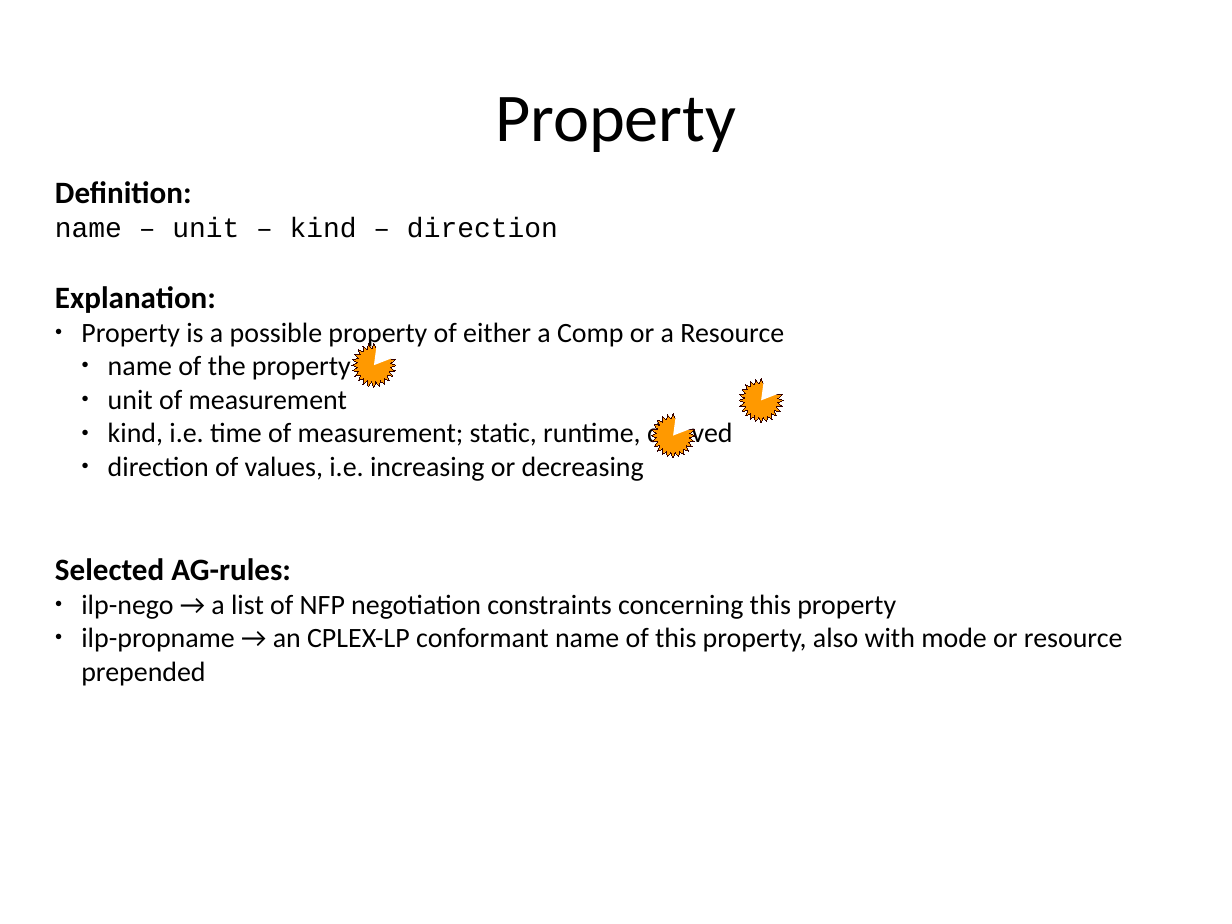
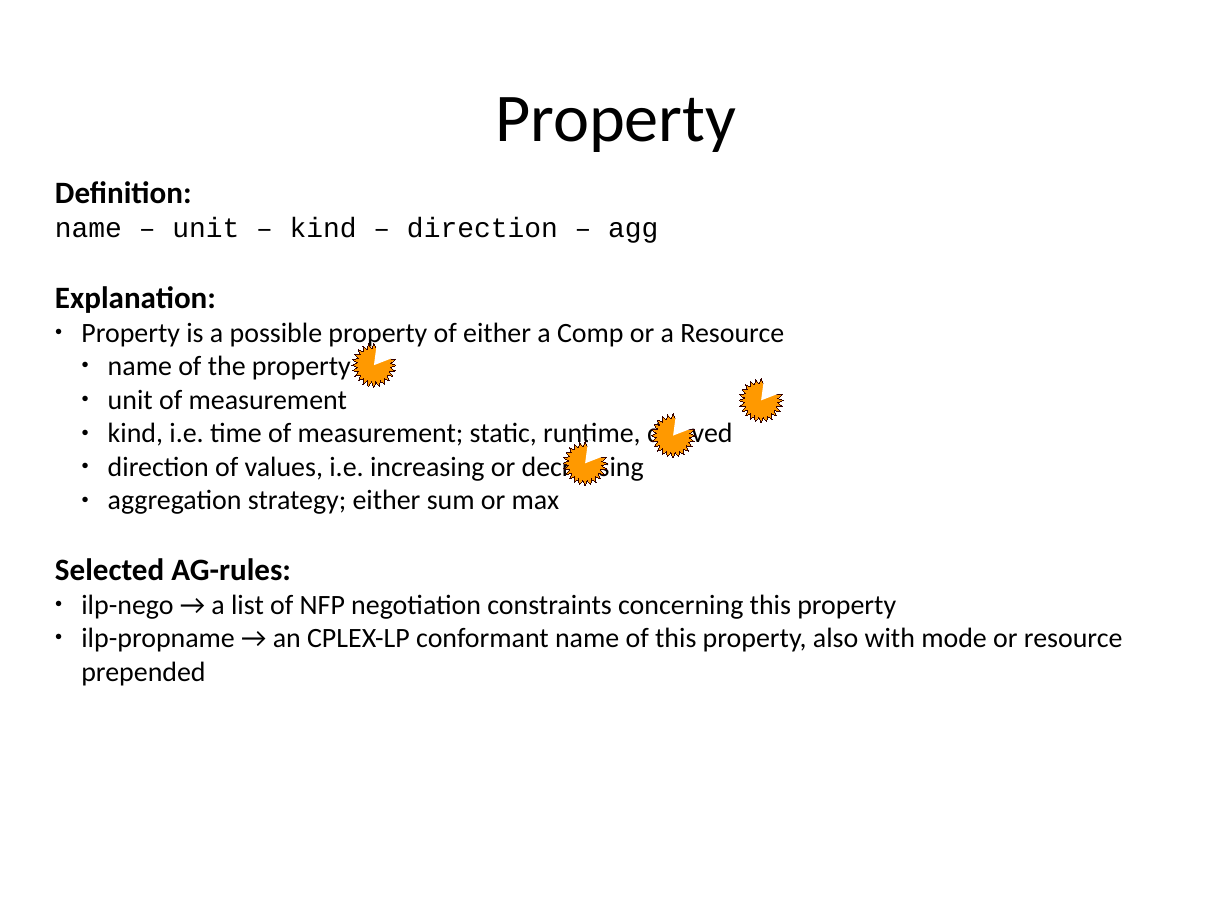
Before and after one commit to rene-schoene/racr-mquat, a slide deck: slide 27 of doc/the-model.odp. Drawn at 1232x924 pixels with LibreOffice and Linux fonts; fonts in the diff are those of the drawing. Boxes give left, top, right and bottom in pixels: in the first picture for what was removed or moved away, otherwise in the second. Text is boxed around its words. In the diff, an @@ line names an element or a change of style, - is before the commit and + after.

Commit message:
wip: reqComp still to be updated. added agg in Property.

```diff
--- a/doc/the-model.odp
+++ b/doc/the-model.odp
@@ text at [55,218,658,243]: text changed @@
-name – unit – kind – direction
+name – unit – kind – direction – agg
@@ pie slice (boxed as its full ellipse) added at [562,440,609,487], fill #FFFFFF @@
@@ freeform shape added at [563,442,607,485], fill #FF9900, outline #330000 0 pt @@
@@ text at [108,489,560,514]: paragraph added @@
+  ● aggregation strategy; either sum or max
```
Also in this commit, not shown: 10 other slides changed, 1 other file.
